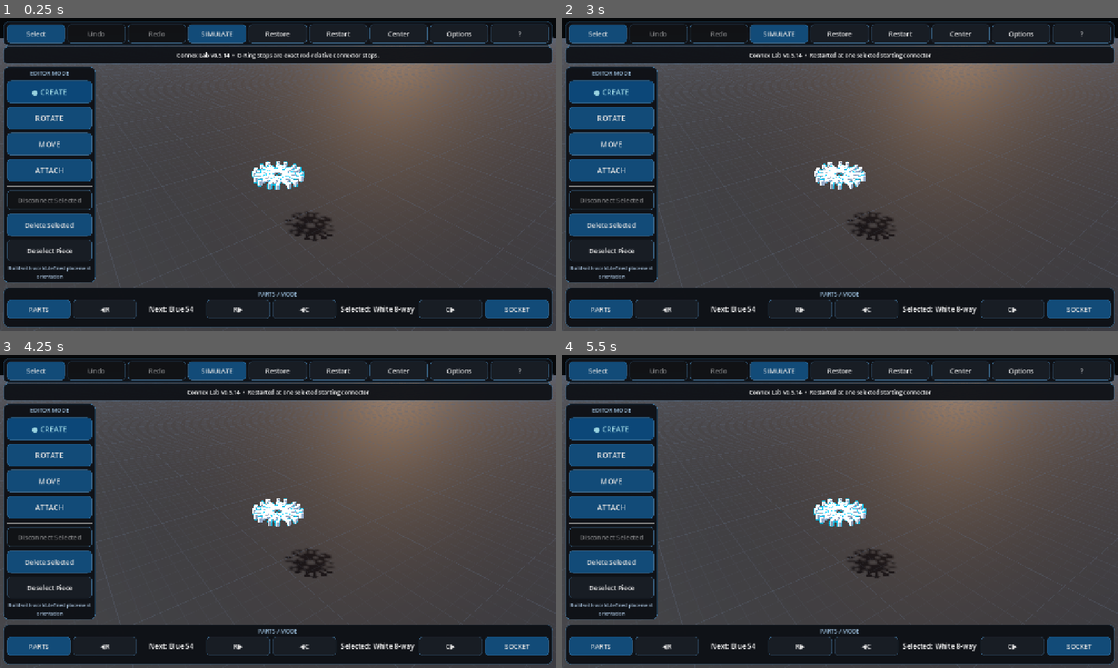
Above: before the commit, frames 1-4 (two rows, left to right).
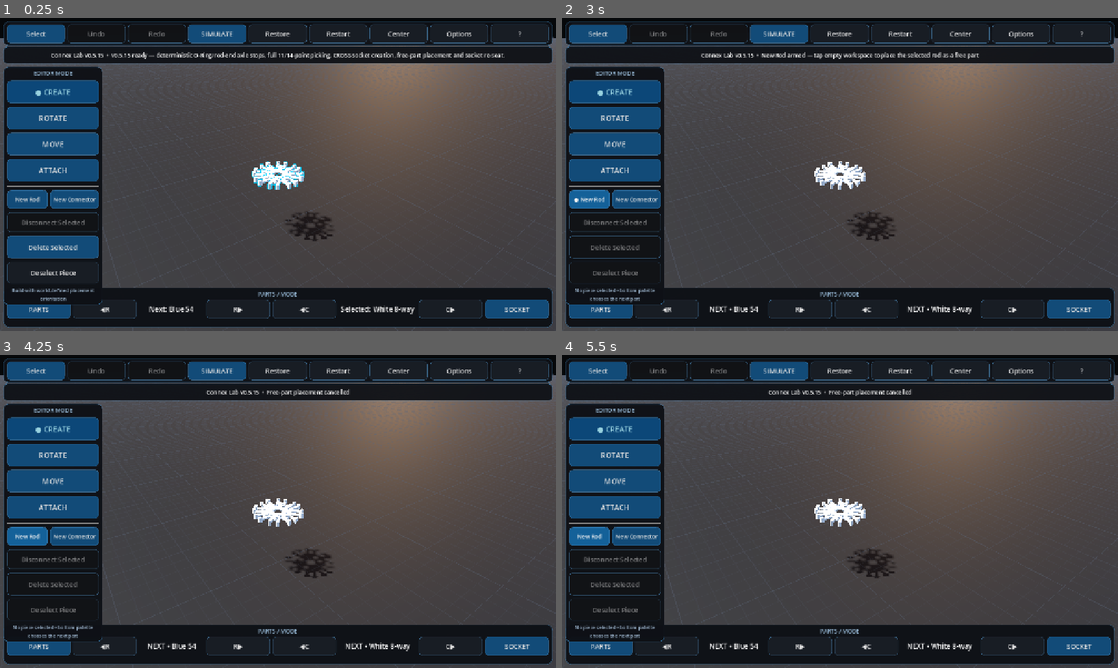
Above: after the commit, the same moments.

Repository: pixel375/connex
Game: Godot game, scene res://Main.tscn
Same seed, same stepped clock (60 frames per second), same inputs: the game is played once before the commit and once after it.
Inputs (mouse positions are in pixels of both pictures, inside the frame that each line leads up to):
- Up to frame 1 (0.25 s): no input
- Up to frame 2 (3 s): click "Restart" at 0.5 s; click "Restart" at 1.25 s; click "Restart" at 2 s; click (589, 199) at 2.75 s, where only the run after the commit has a clickable "New Rod"
- Up to frame 3 (4.25 s): click (27, 536) at 3.5 s, where only the run after the commit has a clickable "● New Rod"
- Up to frame 4 (5.5 s): click (589, 536) at 4.25 s, where only the run after the commit has a clickable "New Rod"; click (589, 536) at 5 s, where only the run after the commit has a clickable "● New Rod"

The runs differ from the first frame. In frame 1, 6.4% of the frame differs, in the area x 0-91%, y 10-92%; in frame 2, 5.6%; in frame 3, 5.5%; in frame 4, 5.5%.

Commit message:
Switch main scene to v0.5.15 runtime

Diff:
--- a/Main.tscn
+++ b/Main.tscn
@@ -1,8 +1,8 @@
 [gd_scene load_steps=3 format=3]
 
-; v0.5.14 release candidate runtime: res://scripts/main_v069.gd
-; v0.5.13 lineage marker: res://scripts/main_v068.gd
-[ext_resource type="Script" path="res://scripts/main_v069.gd" id="1_main"]
+; v0.5.15 release candidate runtime: res://scripts/main_v070.gd
+; v0.5.14 O-Ring lineage marker: res://scripts/main_v069.gd
+[ext_resource type="Script" path="res://scripts/main_v070.gd" id="1_main"]
 [ext_resource type="Script" path="res://scripts/physics_slider_fix_v052.gd" id="2_physics_fix"]
 
 [node name="Main" type="Node3D"]
